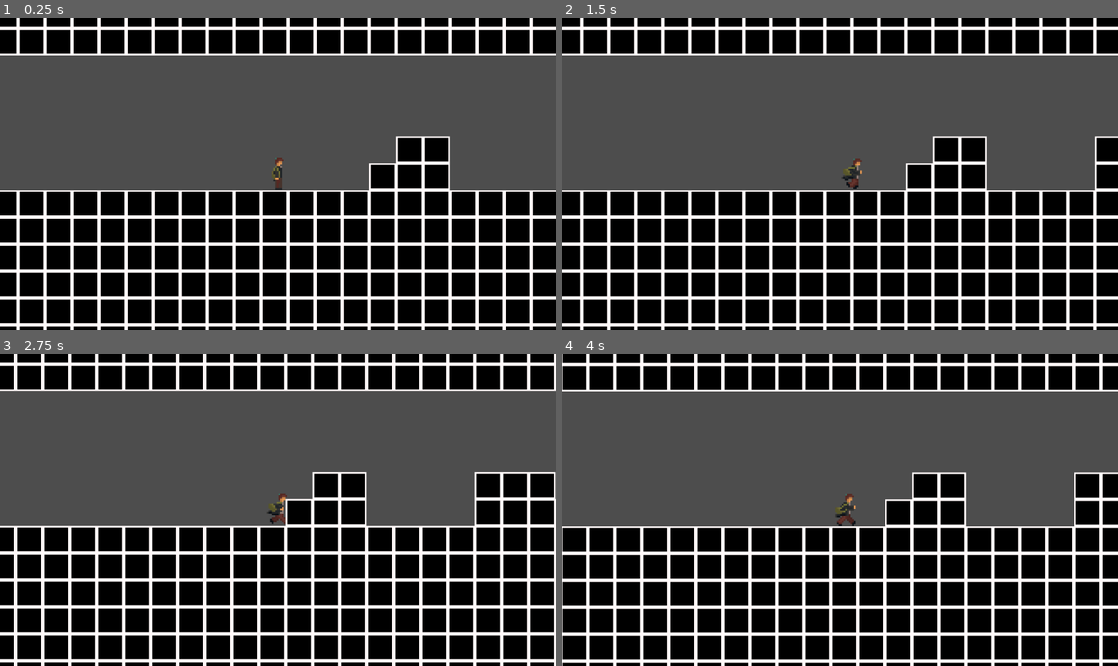
Above: before the commit, frames 1-4 (two rows, left to right).
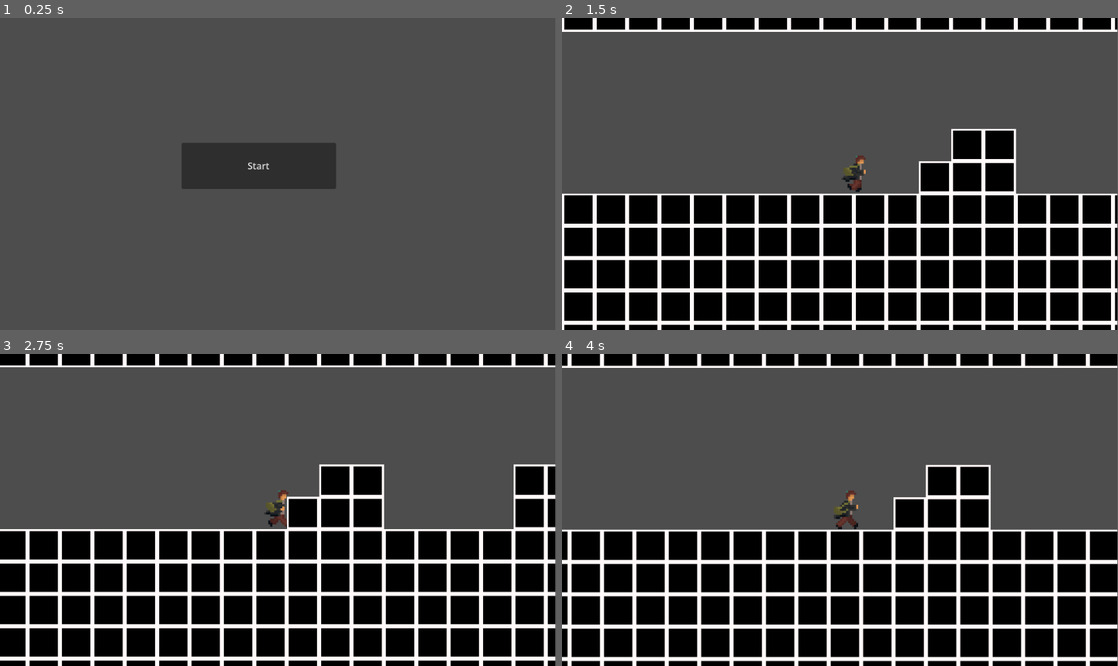
Above: after the commit, the same moments.

Repository: Zach9123/L1-Digital
Game: Godot game, scene res://Scenes/Main_Menu.tscn
Two runs of this game, one before a commit and one after it. Both use one fixed random seed, a clock stepped at 60 frames per second and the inputs below. Before the commit the project starts from res://Scenes/level_1.tscn.
Inputs (mouse positions are in pixels of both pictures, inside the frame that each line leads up to):
- Up to frame 1 (0.25 s): no input
- Up to frame 2 (1.5 s): click (823, 164) at 0.5 s, where only the run after the commit has a clickable "Start"; tap Enter at 1.25 s; hold Right (ui_right) from 1.28 s (still down); tap Z (dash) at 1.35 s
- Up to frame 3 (2.75 s): keep holding Right (ui_right); tap Up (ui_up) at 1.52, 2.27 s; tap Z (dash) at 2.1 s
- Up to frame 4 (4 s): release Right (ui_right) at 2.78 s; hold Left (ui_left) 2.78-3.53 s; tap Z (dash) at 2.85, 3.6 s; hold Right (ui_right) from 3.53 s (still down); tap Up (ui_up) at 3.77 s
The window is 800x449 before the commit and 799x449 after it. Grey fills any space a smaller window leaves; there, only what the larger window draws over its background counts as a difference.

The runs differ from the first frame. In frame 1, 62% of the frame differs, in the area x 0-100%, y 0-100%; in frame 2, 33%; in frame 3, 34%; in frame 4, 34%.

Commit message:
V2.2
Started main menu

Diff:
--- /dev/null
+++ b/Rendezvous/Scenes/Main_Menu.tscn
@@ -0,0 +1,22 @@
+[gd_scene format=3 uid="uid://nk8vlyxyhial"]
+
+[ext_resource type="Script" uid="uid://bw0pqjang20e1" path="res://Scenes/main_menu.gd" id="1_c4tk2"]
+
+[node name="Main_Menu" type="Node2D" unique_id=977678936]
+script = ExtResource("1_c4tk2")
+
+[node name="Button_Manager" type="Control" parent="." unique_id=1704020457]
+layout_mode = 3
+anchors_preset = 0
+offset_right = 40.0
+offset_bottom = 40.0
+
+[node name="Start" type="Button" parent="Button_Manager" unique_id=2087259212]
+layout_mode = 0
+offset_left = 314.0
+offset_top = 216.0
+offset_right = 581.0
+offset_bottom = 296.0
+text = "Start"
+
+[connection signal="pressed" from="Button_Manager/Start" to="." method="_on_start_pressed"]
--- /dev/null
+++ b/Rendezvous/Scenes/main_menu.gd
@@ -0,0 +1,15 @@
+extends Node2D
+
+
+# Called when the node enters the scene tree for the first time.
+func _ready() -> void:
+	pass # Replace with function body.
+
+
+# Called every frame. 'delta' is the elapsed time since the previous frame.
+func _process(delta: float) -> void:
+	pass
+
+
+func _on_start_pressed() -> void:
+	get_tree().change_scene_to_file("res://Scenes/level_1.tscn")
--- a/Rendezvous/icon.svg
+++ /dev/null
@@ -1 +0,0 @@
-<svg xmlns="http://www.w3.org/2000/svg" width="128" height="128"><rect width="124" height="124" x="2" y="2" fill="#363d52" stroke="#212532" stroke-width="4" rx="14"/><g fill="#fff" transform="translate(12.322 12.322)scale(.101)"><path d="M105 673v33q407 354 814 0v-33z"/><path fill="#478cbf" d="m105 673 152 14q12 1 15 14l4 67 132 10 8-61q2-11 15-15h162q13 4 15 15l8 61 132-10 4-67q3-13 15-14l152-14V427q30-39 56-81-35-59-83-108-43 20-82 47-40-37-88-64 7-51 8-102-59-28-123-42-26 43-46 89-49-7-98 0-20-46-46-89-64 14-123 42 1 51 8 102-48 27-88 64-39-27-82-47-48 49-83 108 26 42 56 81zm0 33v39c0 276 813 276 814 0v-39l-134 12-5 69q-2 10-14 13l-162 11q-12 0-16-11l-10-65H446l-10 65q-4 11-16 11l-162-11q-12-3-14-13l-5-69z"/><path d="M483 600c0 34 58 34 58 0v-86c0-34-58-34-58 0z"/><circle cx="725" cy="526" r="90"/><circle cx="299" cy="526" r="90"/></g><g fill="#414042" transform="translate(12.322 12.322)scale(.101)"><circle cx="307" cy="532" r="60"/><circle cx="717" cy="532" r="60"/></g></svg>
--- a/Rendezvous/project.godot
+++ b/Rendezvous/project.godot
@@ -11,13 +11,13 @@
 [application]
 
 config/name="Hard Work 2026 07 23 11 22 05 2026 07 23 12 04 21"
-run/main_scene="uid://ds16xp2ci1bns"
+run/main_scene="uid://nk8vlyxyhial"
 config/features=PackedStringArray("4.7", "GL Compatibility")
-config/icon="res://icon.svg"
 
 [display]
 
-window/size/viewport_width=1153
+window/size/viewport_width=960
+window/size/viewport_height=540
 
 [input]
 
Not shown, added: Rendezvous/Scenes/main_menu.gd.uid
Renamed: Rendezvous/export_presets.cfg -> Rendezvous/sprint1/export_presets.cfg
Binary file added: Rendezvous/sprites/tilesheet_lvl1_V1.png
Not shown, changed: Rendezvous/sprites/tilesheet_lvl1_V1.png.import
